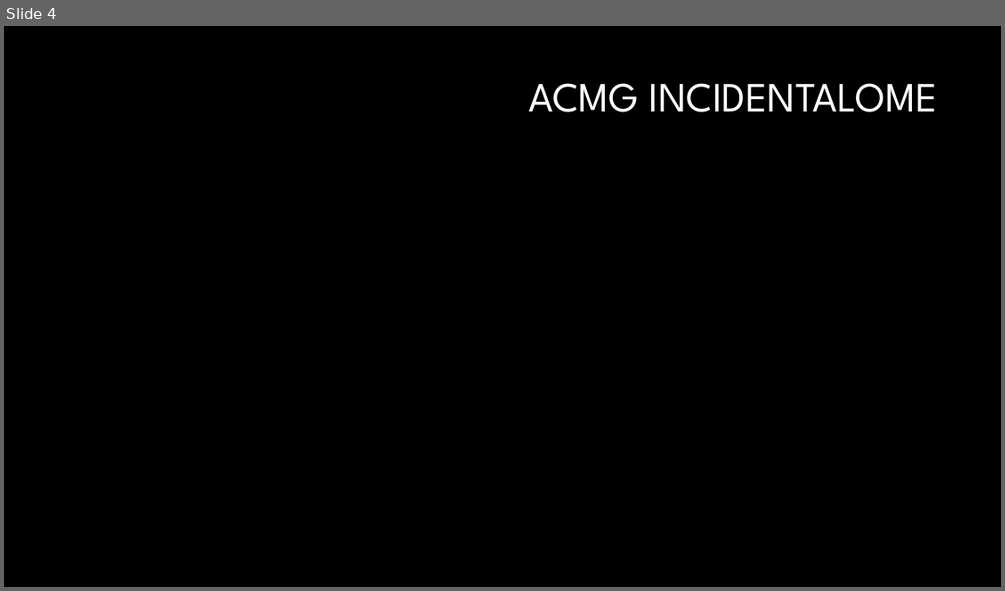
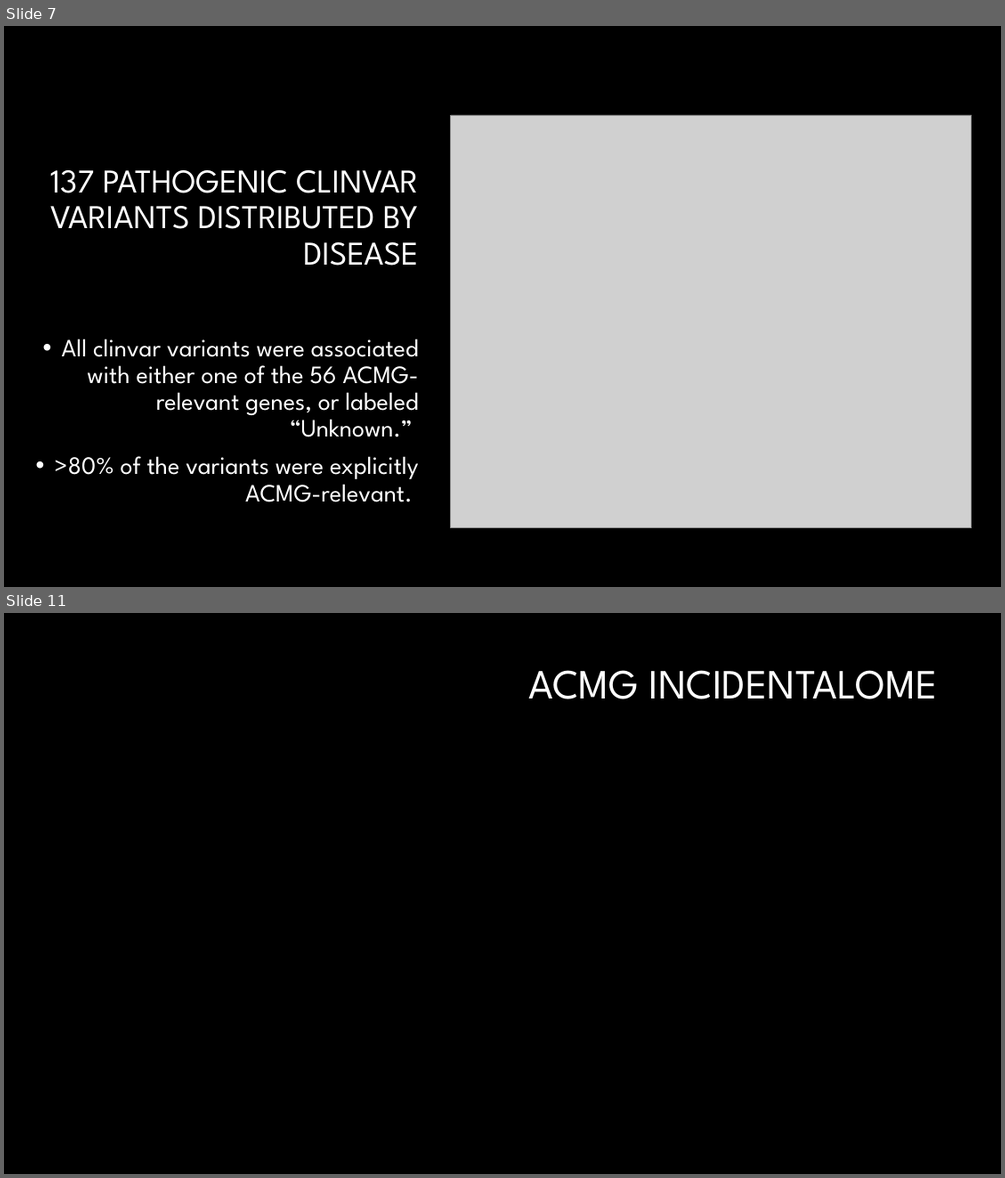
Before and after one commit to dfan/HST-2016, a slide deck: week_6/For_Zak.pptx. Shown one above the other, each under a label of ours: slide 4 before the commit, slides 7 and 11 after it; the slides between them are not shown. The pictures are 1005x591 and 1005x1178 pixels, drawn with LibreOffice and Linux fonts; fonts in the diff are those of the drawing; grey boxes stand for pictures; background and template pictures are left out. Boxes give left, top, right and bottom in pixels: in the first picture for what was removed or moved away, otherwise in the second. Text is boxed around its words. In the diff, an @@ line names an element or a change of style, - is before the commit and + after.

```diff
--- a/week_6/For_Zak.pptx
+++ b/week_6/For_Zak.pptx
@@ slide 7 added at [4, 26, 1001, 587], background #000000 @@
@@ picture added at [451, 115, 971, 528] @@
@@ title added at [50, 170, 418, 265], 32 pt, text #FFFFFF @@
+137 PATHOGENIC CLINVAR VARIANTS DISTRIBUTED BY DISEASE
@@ text added at [55, 338, 419, 502], 24 pt, text #FFFFFF @@
+• All clinvar variants were associated with either one of the 56 ACMG-relevant genes, or labeled “Unknown.”
+• >80% of the variants were explicitly ACMG-relevant.
@@ what was slide 4 is now slide 11 @@
```
Also in this commit, not shown: 6 slides changed, 10 other slides added, 5 slides removed, 10 other files.
